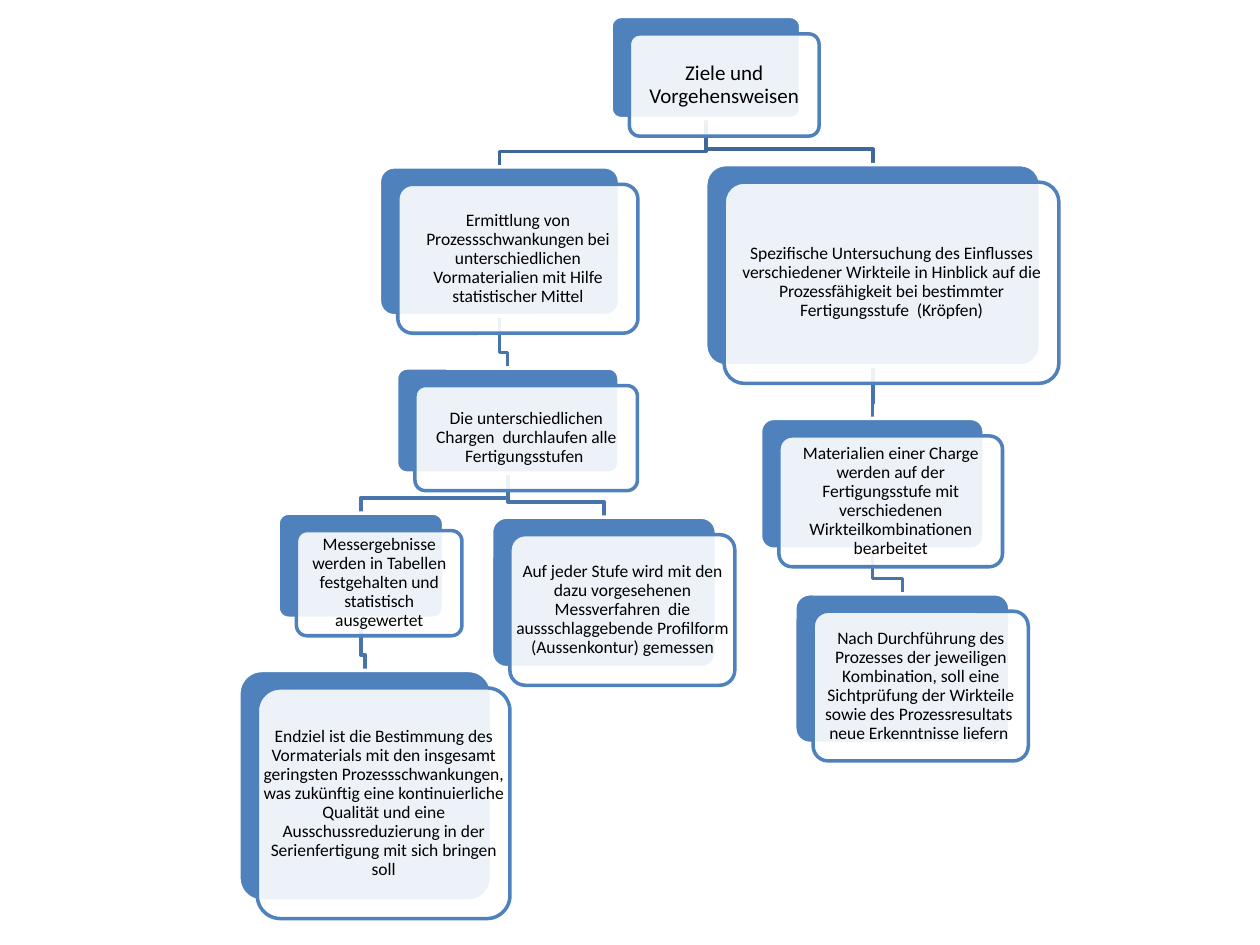
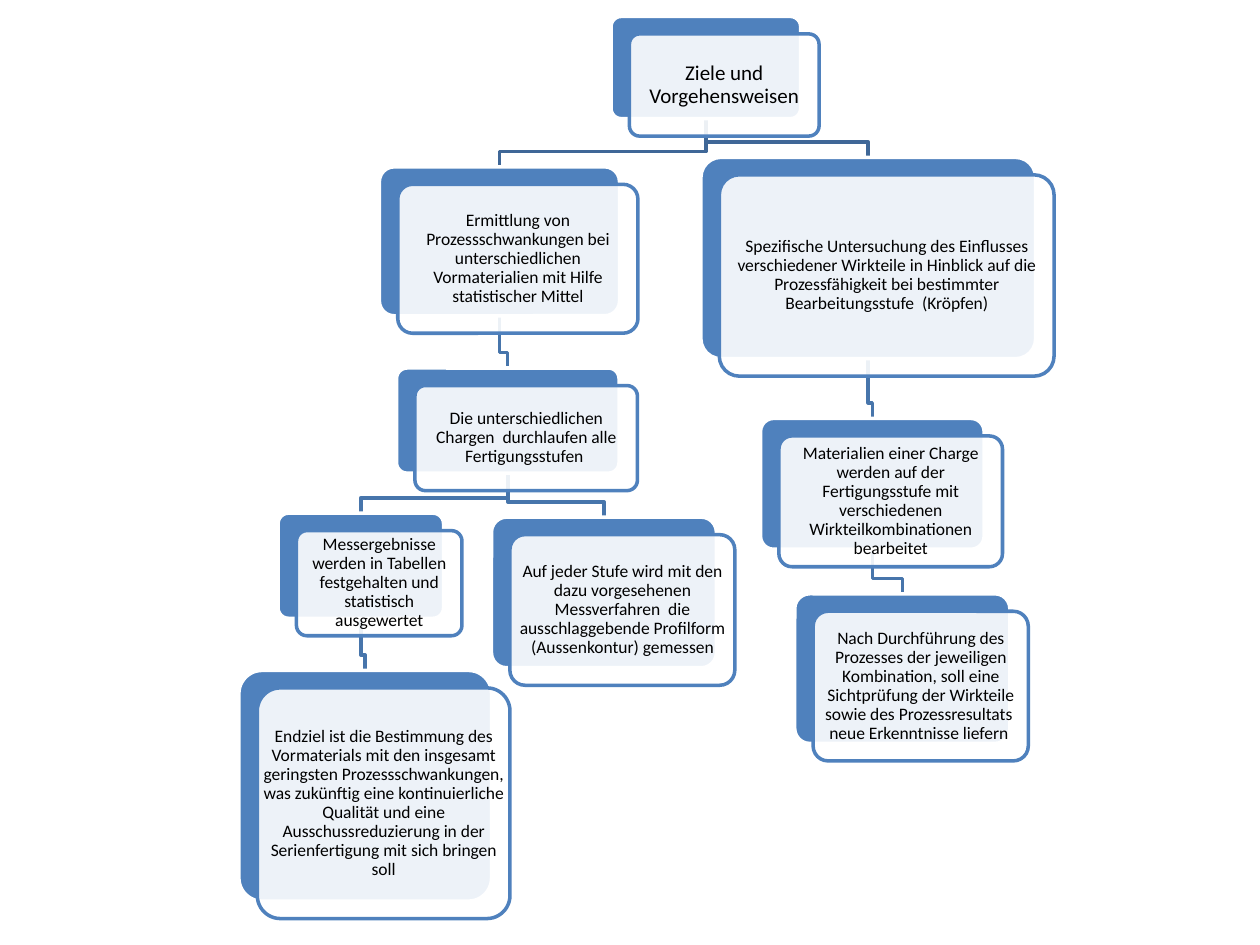
Before and after one commit to Benedikt2013/bacpraesent, a slide deck: slide 4 of PräsentationBachelorarbeitKaffanke.pptx (slide 5 before the commit). Drawn at 1260x945 pixels with LibreOffice and Linux fonts; fonts in the diff are those of the drawing. Boxes give left, top, right and bottom in pixels: in the first picture for what was removed or moved away, otherwise in the second. Text is boxed around its words. In the diff, an @@ line names an element or a change of style, - is before the commit and + after.

```diff
--- a/PräsentationBachelorarbeitKaffanke.pptx
+++ b/PräsentationBachelorarbeitKaffanke.pptx
@@ freeform shape: place and size @@
-freeform shape at bbox=[706, 118, 873, 164]
+freeform shape at bbox=[706, 118, 868, 158]
@@ rounded rectangle: place and size @@
-rounded rectangle at bbox=[706, 165, 1041, 367]
+rounded rectangle at bbox=[701, 158, 1036, 359]
@@ rounded rectangle: place and size @@
-rounded rectangle at bbox=[724, 181, 1060, 383]
+rounded rectangle at bbox=[719, 175, 1055, 377]
@@ text at bbox=[738, 240, 1036, 312]: text changed @@
-Spezifische Untersuchung des Einflusses verschiedener Wirkteile in Hinblick auf die Prozessfähigkeit bei bestimmter Fertigungsstufe (Kröpfen)
+Spezifische Untersuchung des Einflusses verschiedener Wirkteile in Hinblick auf die Prozessfähigkeit bei bestimmter Bearbeitungsstufe (Kröpfen)
@@ freeform shape: place and size @@
-freeform shape at bbox=[866, 365, 878, 418]
+freeform shape at bbox=[862, 359, 874, 418]
@@ text at bbox=[520, 565, 725, 656]: text changed @@
-Auf jeder Stufe wird mit den dazu vorgesehenen Messverfahren die aussschlaggebende Profilform (Aussenkontur) gemessen
+Auf jeder Stufe wird mit den dazu vorgesehenen Messverfahren die ausschlaggebende Profilform (Aussenkontur) gemessen
```
Also in this commit, not shown: 3 other slides changed, 3 slides added, 1 slide removed, 6 other files.
